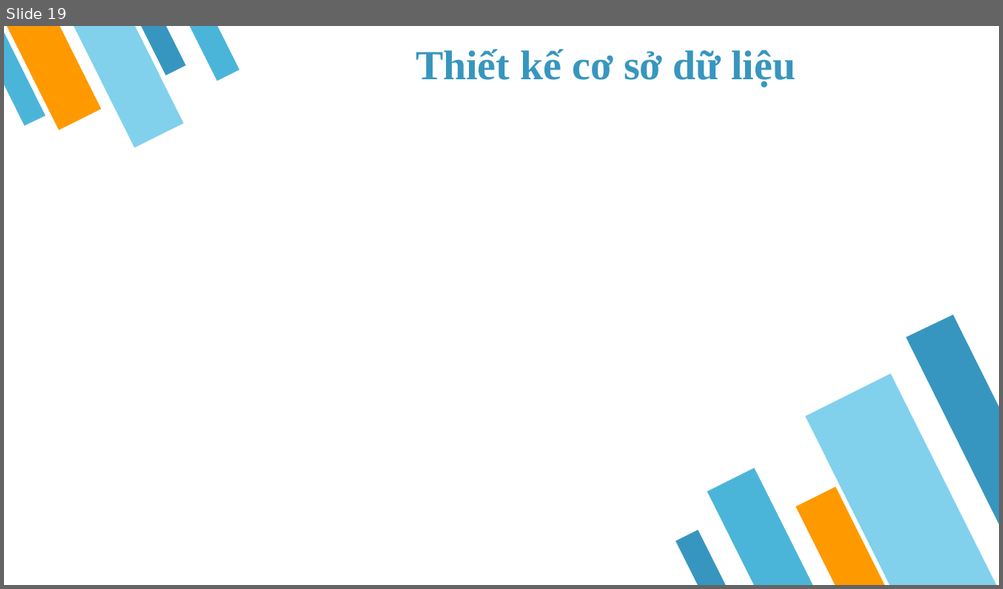
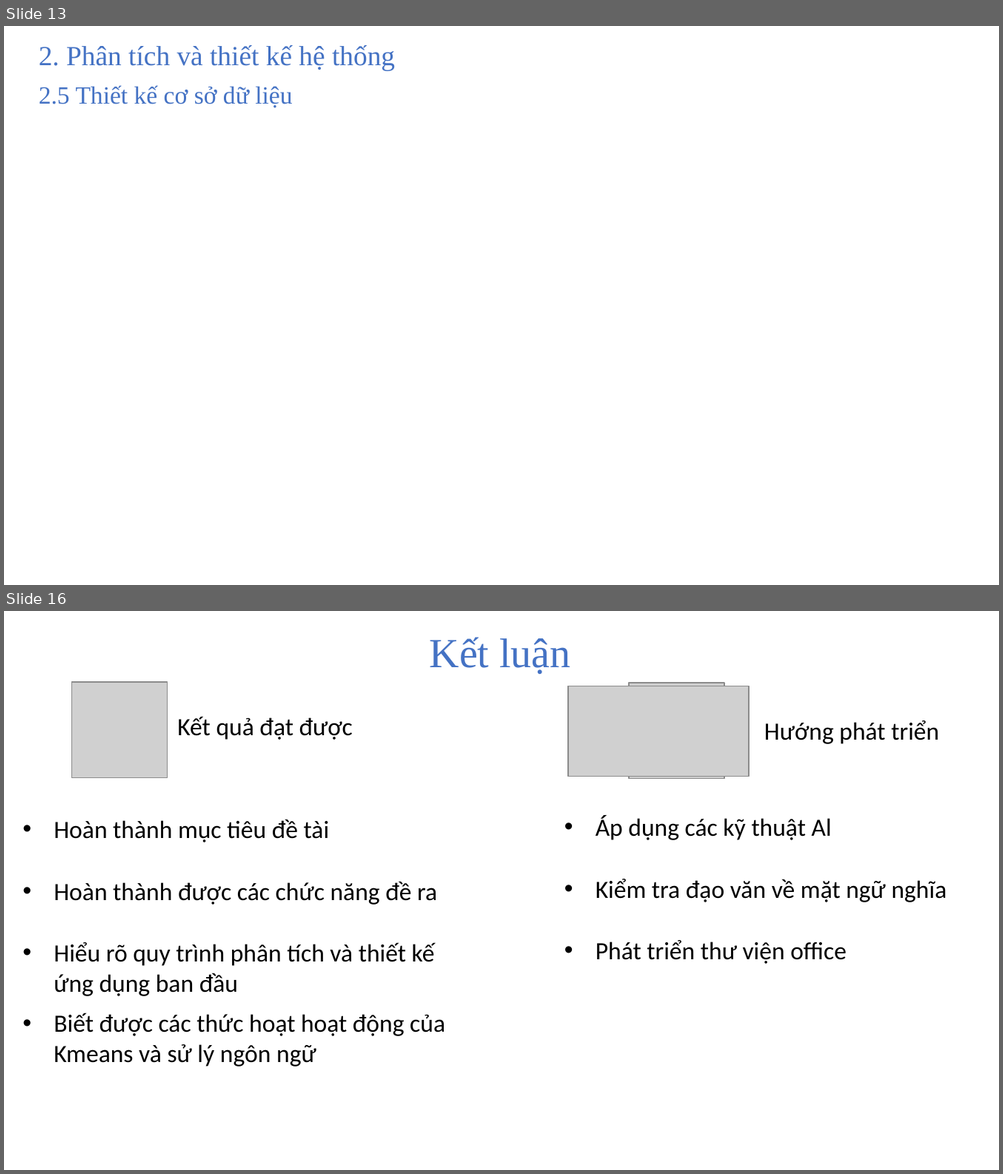
Before and after one commit to PTH-IT/DATN, a slide deck: Baocao/doan.pptx. Shown one above the other, each under a label of ours: slide 19 before the commit, slides 13 and 16 after it; the slides between them are not shown. The pictures are 1003x589 and 1003x1174 pixels, drawn with LibreOffice and Linux fonts; fonts in the diff are those of the drawing; grey boxes stand for pictures; background and template pictures are left out. Boxes give left, top, right and bottom in pixels: in the first picture for what was removed or moved away, otherwise in the second. Text is boxed around its words. In the diff, an @@ line names an element or a change of style, - is before the commit and + after.

```diff
--- a/Baocao/doan.pptx
+++ b/Baocao/doan.pptx
@@ slide 16 added at (4, 611, 999, 1170), background #FFFFFF @@
@@ text added at (430, 637, 570, 674), 30 pt, text #4472C4 @@
+Kết luận
@@ picture added at (71, 681, 167, 777) @@
@@ picture added at (568, 686, 749, 776) @@
@@ picture added at (629, 683, 724, 778) @@
@@ text added at (177, 716, 353, 740), 18 pt, text #000000 @@
+Kết quả đạt được
@@ text added at (764, 721, 939, 744), 18 pt, text #000000 @@
+Hướng phát triển
@@ text added at (54, 819, 330, 843), 18 pt, text #000000 @@
+• Hoàn thành mục tiêu đề tài
@@ text added at (595, 815, 831, 840), 18 pt, text #000000 @@
+• Áp dụng các kỹ thuật Al
@@ text added at (54, 881, 437, 905), 18 pt, text #000000 @@
+• Hoàn thành được các chức năng đề ra
@@ text added at (595, 879, 947, 903), 18 pt, text #000000 @@
+• Kiểm tra đạo văn về mặt ngữ nghĩa
@@ text added at (54, 943, 435, 997), 18 pt, text #000000 @@
+• Hiểu rõ quy trình phân tích và thiết kế ứng dụng ban đầu
@@ text added at (595, 940, 846, 964), 18 pt, text #000000 @@
+• Phát triển thư viện office
@@ text added at (54, 1013, 445, 1067), 18 pt, text #000000 @@
+• Biết được các thức hoạt hoạt động của Kmeans và sử lý ngôn ngữ
@@ what was slide 19 is now slide 13 @@
@@ slide 13 changed as well @@
@@ group removed at (4, 26, 239, 147): 4 flow chart manual inputs, 1 freeform shape @@
@@ text added at (39, 45, 395, 70), 20 pt, text #4472C4 @@
+2. Phân tích và thiết kế hệ thống
@@ text at (39, 85, 292, 108): text changed; size 30 to 18 pt; text colour #3796BF to #4472C4; bold off @@
-Thiết kế cơ sở dữ liệu
+2.5 Thiết kế cơ sở dữ liệu
@@ group removed at (676, 315, 999, 585): 4 flow chart manual inputs, 1 freeform shape @@
```
Also in this commit, not shown: 8 other slides changed, 7 other slides added, 13 slides removed.
